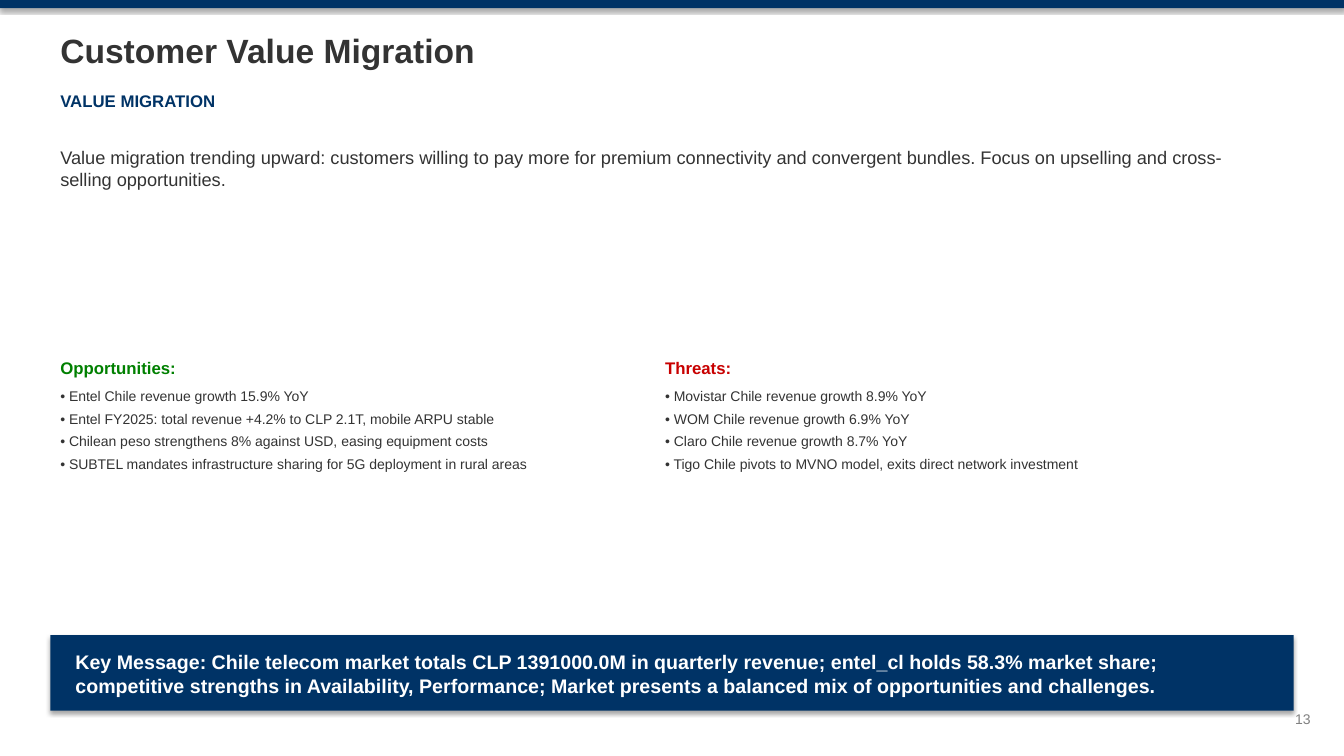
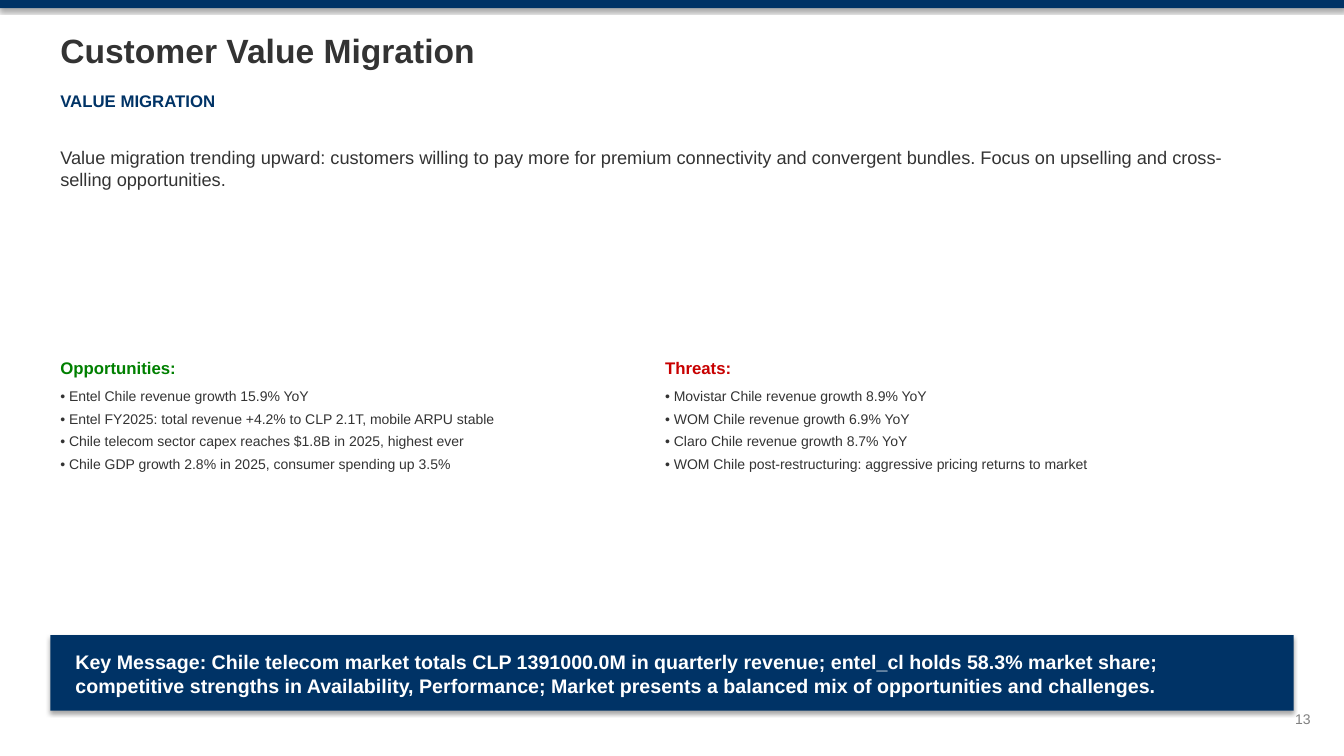
Before and after one commit to mypinseeker/BLM-Financial-Report-Analysis, a slide deck: slide 13 of reports/chile/entel_cl/CQ4_2025/blm_entel_cl_analysis_cq4_2025.pptx. Drawn at 1344x756 pixels with LibreOffice and Linux fonts; fonts in the diff are those of the drawing. Boxes give left, top, right and bottom in pixels: in the first picture for what was removed or moved away, otherwise in the second. Text is boxed around its words. In the diff, an @@ line names an element or a change of style, - is before the commit and + after.

```diff
--- a/reports/chile/entel_cl/CQ4_2025/blm_entel_cl_analysis_cq4_2025.pptx
+++ b/reports/chile/entel_cl/CQ4_2025/blm_entel_cl_analysis_cq4_2025.pptx
@@ text at <box>69,435,464,472</box>: text changed @@
-• Chilean peso strengthens 8% against USD, easing equipment costs
-• SUBTEL mandates infrastructure sharing for 5G deployment in rural areas
+• Chile telecom sector capex reaches $1.8B in 2025, highest ever
+• Chile GDP growth 2.8% in 2025, consumer spending up 3.5%
@@ text at <box>674,459,1088,472</box>: text changed @@
-• Tigo Chile pivots to MVNO model, exits direct network investment
+• WOM Chile post-restructuring: aggressive pricing returns to market
```
Also in this commit, not shown: 8 other slides changed, 9 other files.
